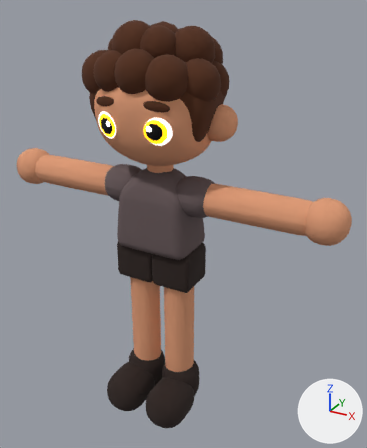
An edit to the FBX model Assets/player/pirateboy anim run start and running.fbx, drawn before and after from the same camera.
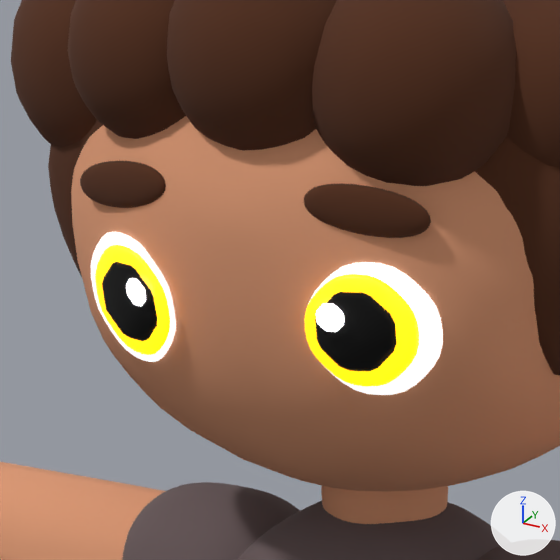
Old and new are each drawn whole from a camera (50 mm lens) standing at (2.87, -4.66, 4.84) and looking at (0.19, 0.21, 2.41) and again close up on the part from 22% to 54% of the width and 14% to 40% of the height. The lights are fixed; the arrows at lower right show +X, +Y and +Z. Where no turn or scale is listed for an object, it has been applied to the vertices.

Names of what the first close-up shows: 'pirate boy'.
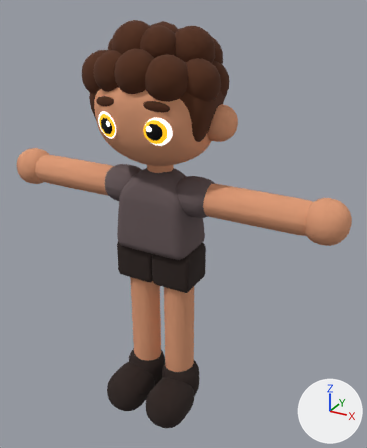
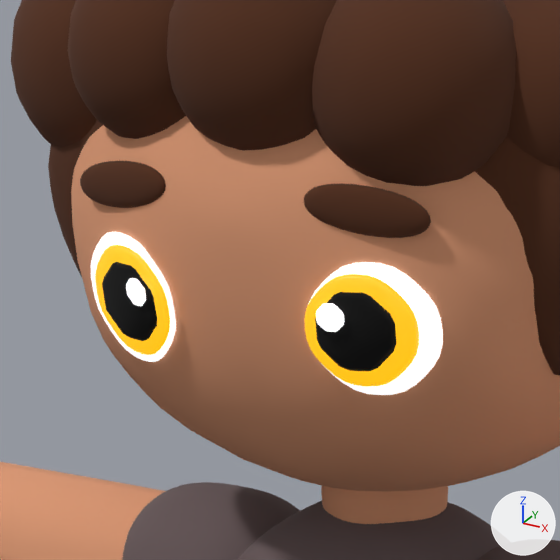
Where the change shows, as pixel boxes [x1, y1, x2, y2] in the close-ups (560 x 560 px):
'pirate boy', surface changed
    both: [93, 243, 421, 389]

The change, as a diff of the scene's bpy script:
```diff
--- a/Assets/player/pirateboy anim run start and running.fbx.py
+++ b/Assets/player/pirateboy anim run start and running.fbx.py
@@ mat_eye @@
 mat_eye.emission_color = (1.0, 0.509, 0.0)  # yellow #ffbd00
-mat_eye.emission_strength = 2.0
+mat_eye.emission_strength = 1.0
```
